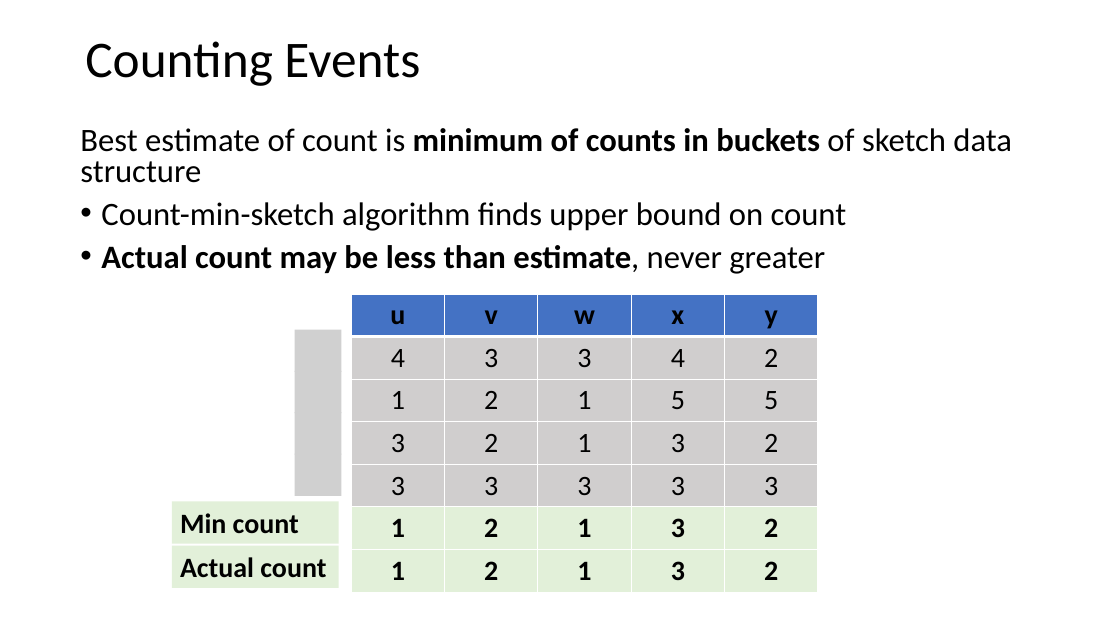
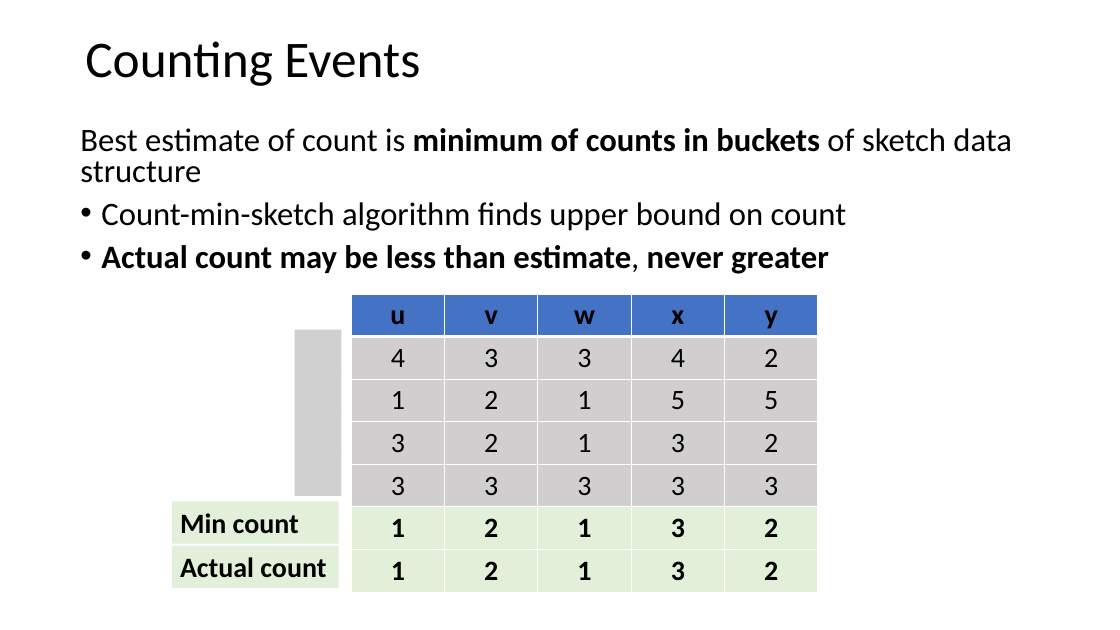
Before and after one commit to StephenElston/CSCI-E-108, a slide deck: slide 55 of slides/3_StreamingAnalytics.pptx (slide 54 before the commit). Drawn at 1120x630 pixels with LibreOffice and Linux fonts; fonts in the diff are those of the drawing; grey boxes stand for pictures. Boxes give left, top, right and bottom in pixels: in the first picture for what was removed or moved away, otherwise in the second. Text is boxed around its words. In the diff, an @@ line names an element or a change of style, - is before the commit and + after.

```diff
--- a/slides/3_StreamingAnalytics.pptx
+++ b/slides/3_StreamingAnalytics.pptx
@@ text at (101, 245, 829, 274): bold on in "never greater" @@
```
Also in this commit, not shown: 5 other slides changed, 5 slides added.
